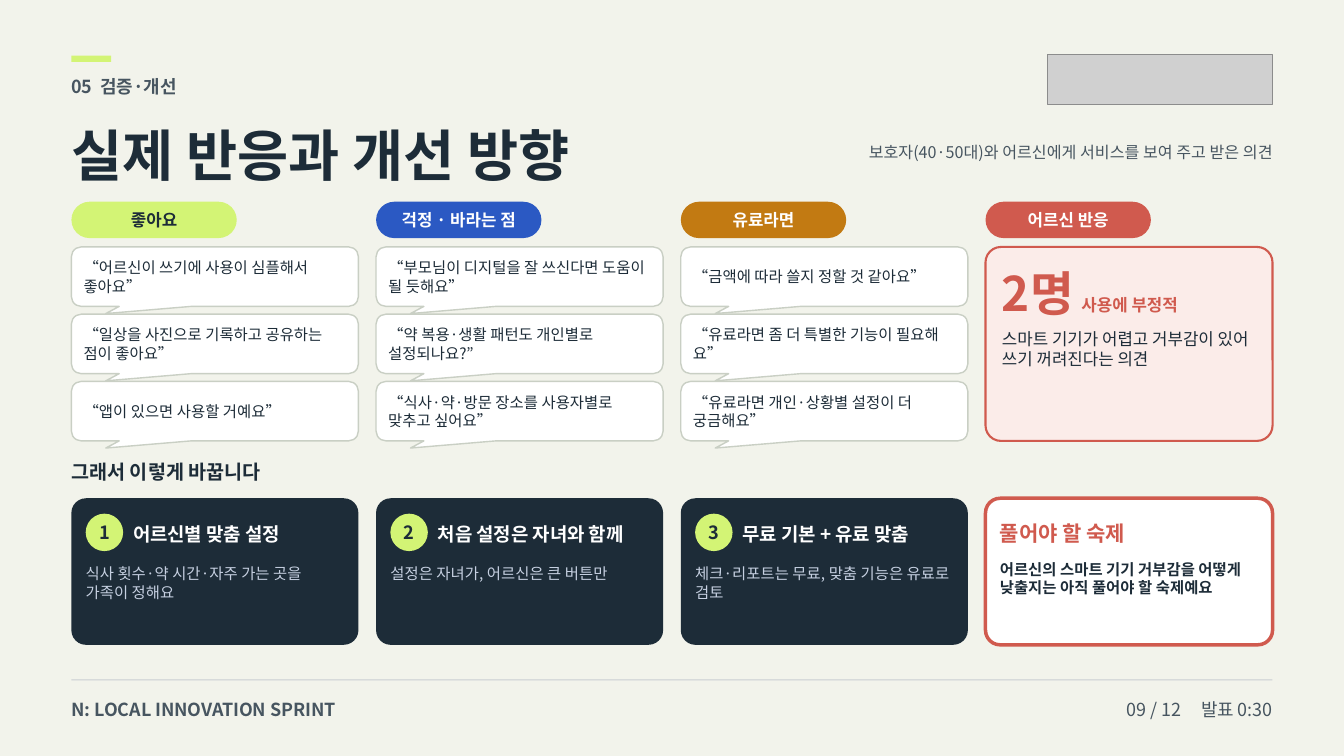
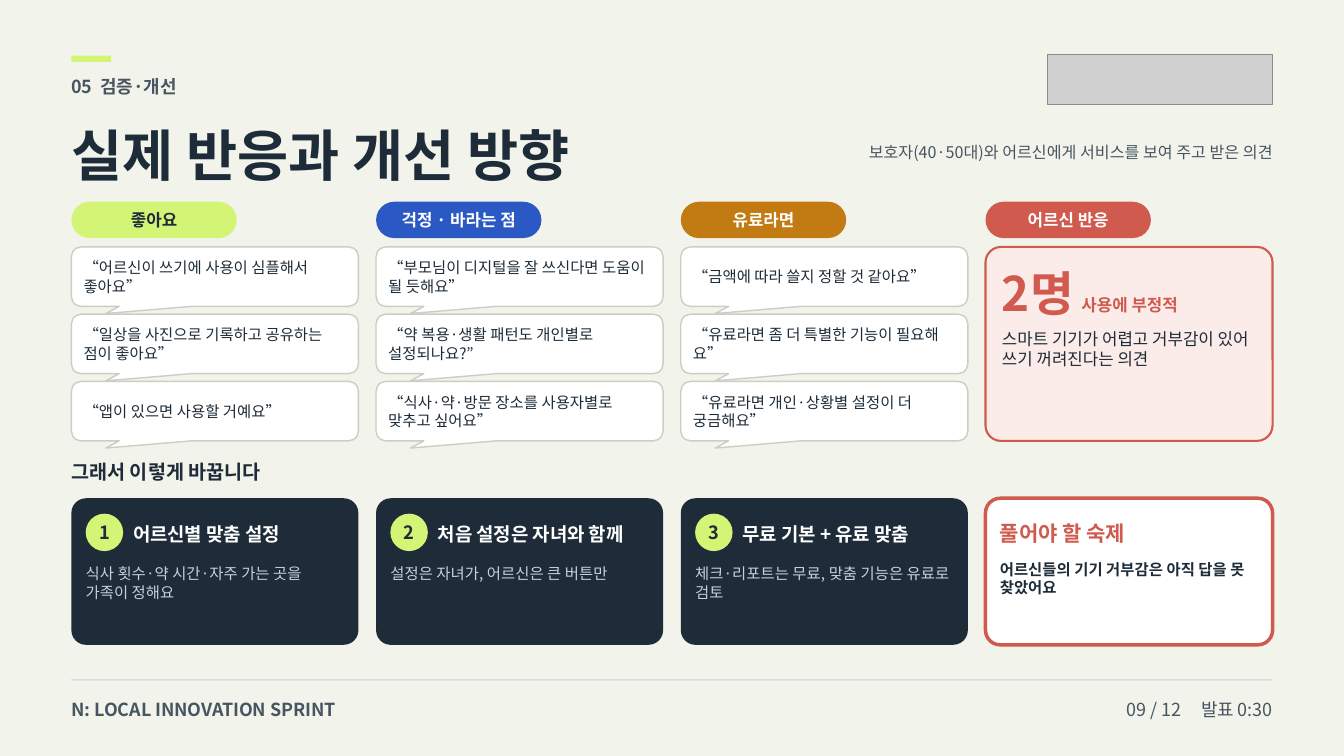
Before and after one commit to howoo101/masil, a slide deck: slide 9 of files/pitch-deck-B.pptx. Drawn at 1344x756 pixels with LibreOffice and Linux fonts; fonts in the diff are those of the drawing; grey boxes stand for pictures. Boxes give left, top, right and bottom in pixels: in the first picture for what was removed or moved away, otherwise in the second. Text is boxed around its words. In the diff, an @@ line names an element or a change of style, - is before the commit and + after.

```diff
--- a/files/pitch-deck-B.pptx
+++ b/files/pitch-deck-B.pptx
@@ text at [1000, 562, 1244, 595]: text changed @@
-어르신의 스마트 기기 거부감을 어떻게 낮출지는 아직 풀어야 할 숙제예요
+어르신들의 기기 거부감은 아직 답을 못 찾았어요
```
Also in this commit, not shown: 8 other slides changed, 2 other files.
